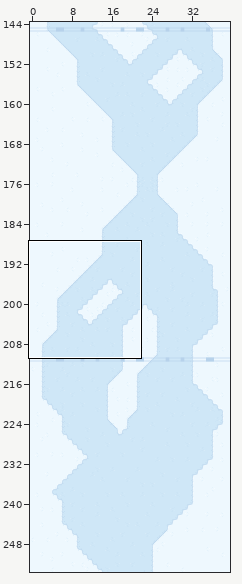
Two states of a LDtk project, ski.ldtk. The first picture is a wide view before the edit; the outline marks the close-up.
Close-up. Before:
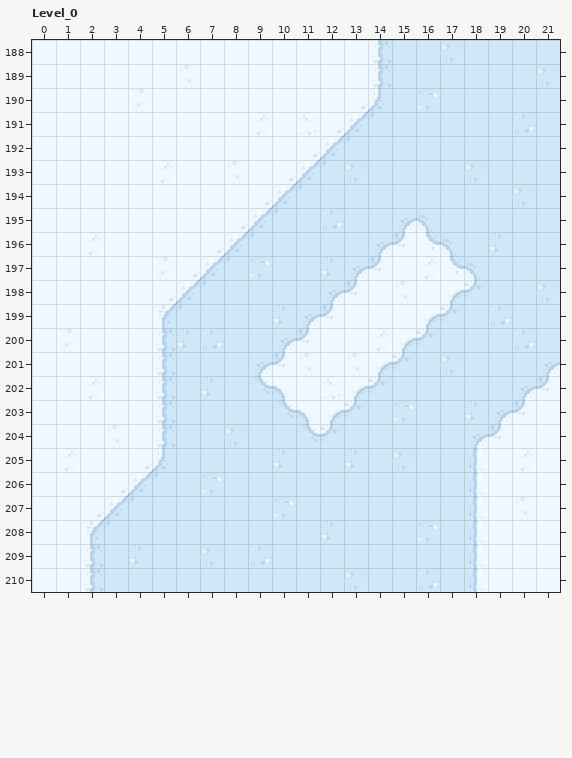
Cells are 16x16 px. Shown: Level_0 x 0..21, y 188..210. The commit also changed other parts of the map, which this record leaves out.
After the commit:
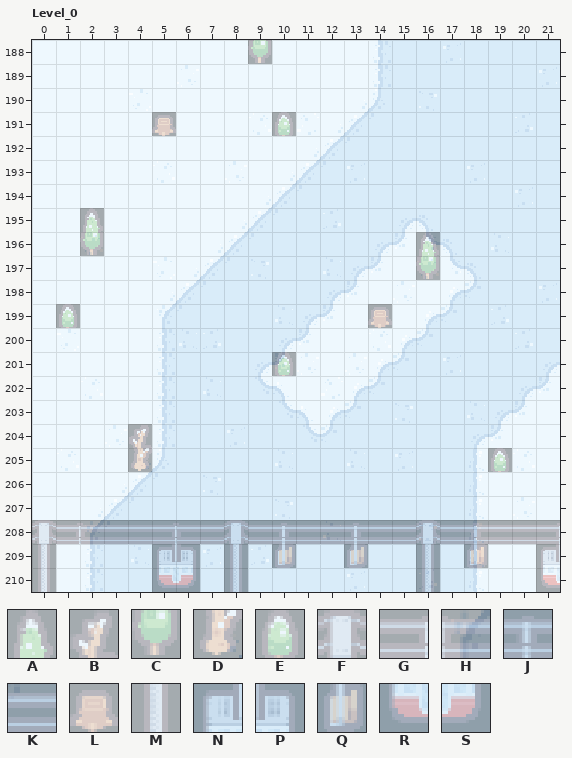
Key: from "SkiTiles": A 6, B 7, C 18, D 19, E 30, F 42, G 43, H 44, J 45, K 46, L 47, M 54, N 55, P 56, Q 57, R 67, S 68.
_ is an empty cell.
Tiles of an added or newly shown layer are drawn over the layers below it.
See-through tiles are keyed as they look on the map.
Change:
Layer "Layer_1" (now shown):
y 188: x 9 _ -> C
y 191: x 5 _ -> L; x 10 _ -> E
y 195: x 2 _ -> A
y 196: x 2 _ -> C; x 16 _ -> A
y 197: x 16 _ -> C
y 199: x 1 _ -> E; x 14 _ -> L
y 201: x 10 _ -> E
y 204: x 4 _ -> B
y 205: x 4 _ -> D; x 19 _ -> E
y 208: x 0..21 ______________________ -> FGHKKGHKFKJKKJKKFKJKKG
y 209: x 0 _ -> M; x 5..6 __ -> NP; x 8 _ -> M; x 10 _ -> Q; x 13 _ -> Q; x 16 _ -> M; x 18 _ -> Q; x 21 _ -> N
y 210: x 0 _ -> M; x 5..6 __ -> RS; x 8 _ -> M; x 16 _ -> M; x 21 _ -> R
